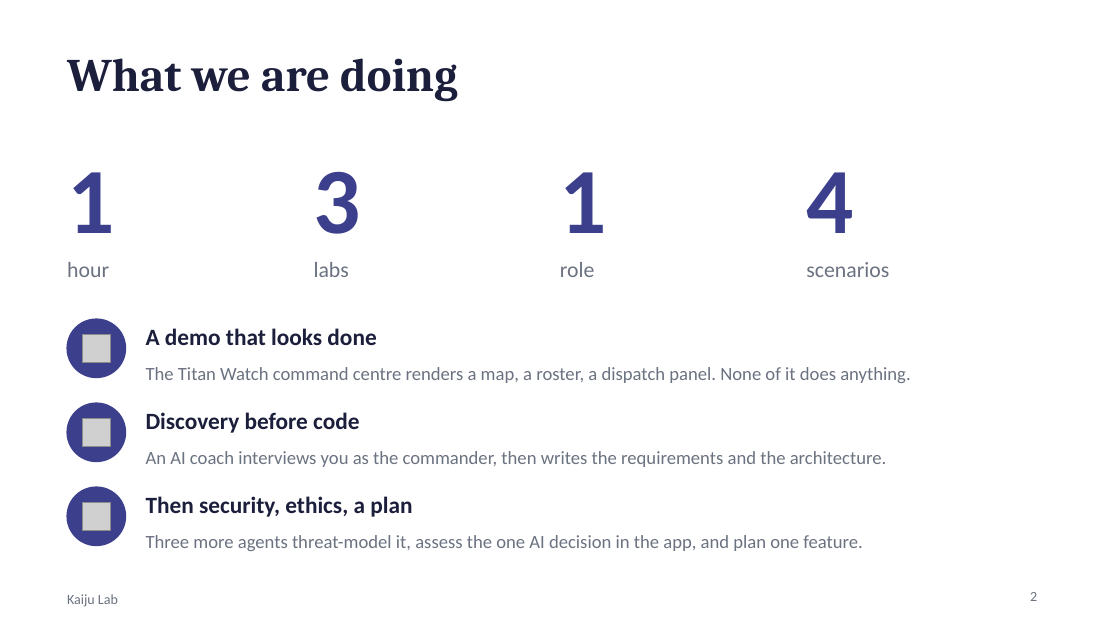
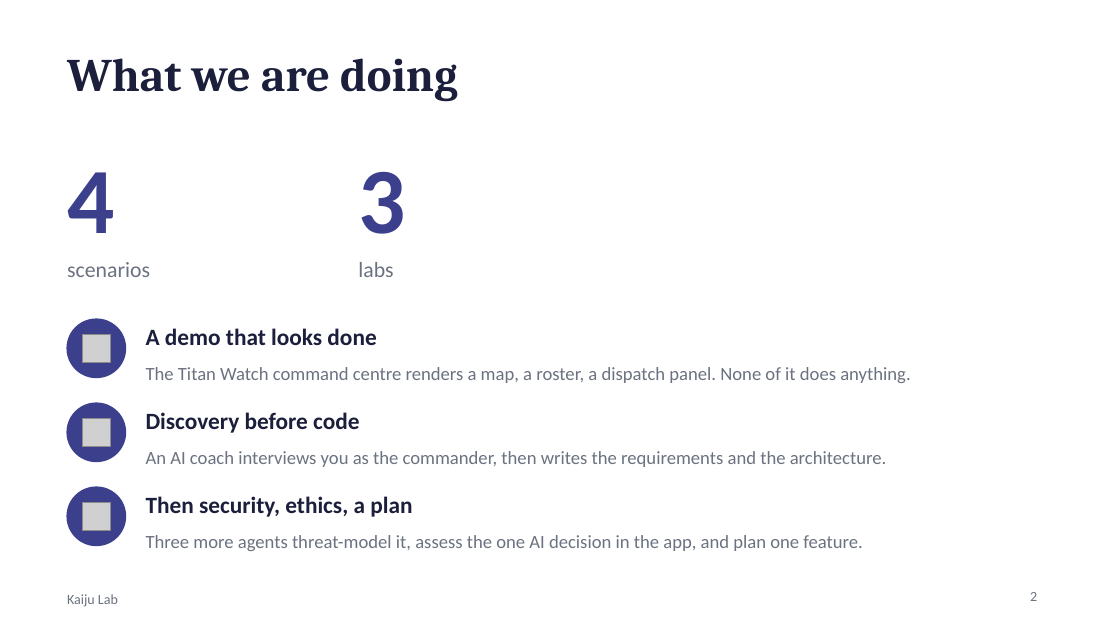
Before and after one commit to joelcapgemini/titan-watch-lab, a slide deck: slide 2 of lab/kaiju-lab-intro.pptx. Drawn at 1120x630 pixels with LibreOffice and Linux fonts; fonts in the diff are those of the drawing; grey boxes stand for pictures. Boxes give left, top, right and bottom in pixels: in the first picture for what was removed or moved away, otherwise in the second. Text is boxed around its words. In the diff, an @@ line names an element or a change of style, - is before the commit and + after.

```diff
--- a/lab/kaiju-lab-intro.pptx
+++ b/lab/kaiju-lab-intro.pptx
@@ text "4": place and size @@
-text "4" at (806, 172, 853, 233)
+text "4" at (67, 172, 114, 233)
@@ text "3": place and size @@
-text "3" at (314, 172, 361, 234)
+text "3" at (358, 172, 405, 234)
@@ text removed at (67, 172, 114, 233) @@
-1
@@ text removed at (560, 172, 607, 233) @@
-1
@@ text "scenarios": place and size @@
-text "scenarios" at (806, 262, 889, 277)
+text "scenarios" at (67, 262, 150, 277)
@@ text removed at (67, 262, 109, 277) @@
-hour
@@ text "labs": place and size @@
-text "labs" at (314, 262, 349, 277)
+text "labs" at (358, 262, 393, 277)
@@ text removed at (560, 262, 595, 277) @@
-role
```
Also in this commit, not shown: 3 other slides changed, 11 other files.
